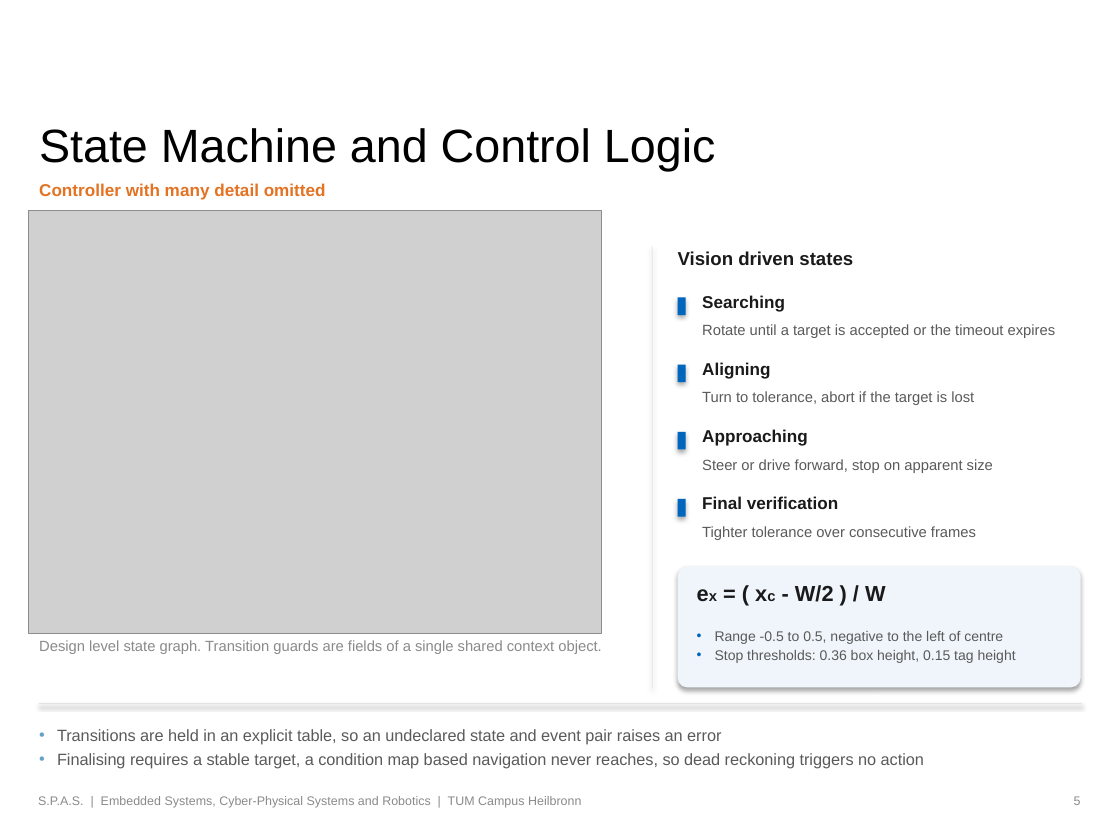
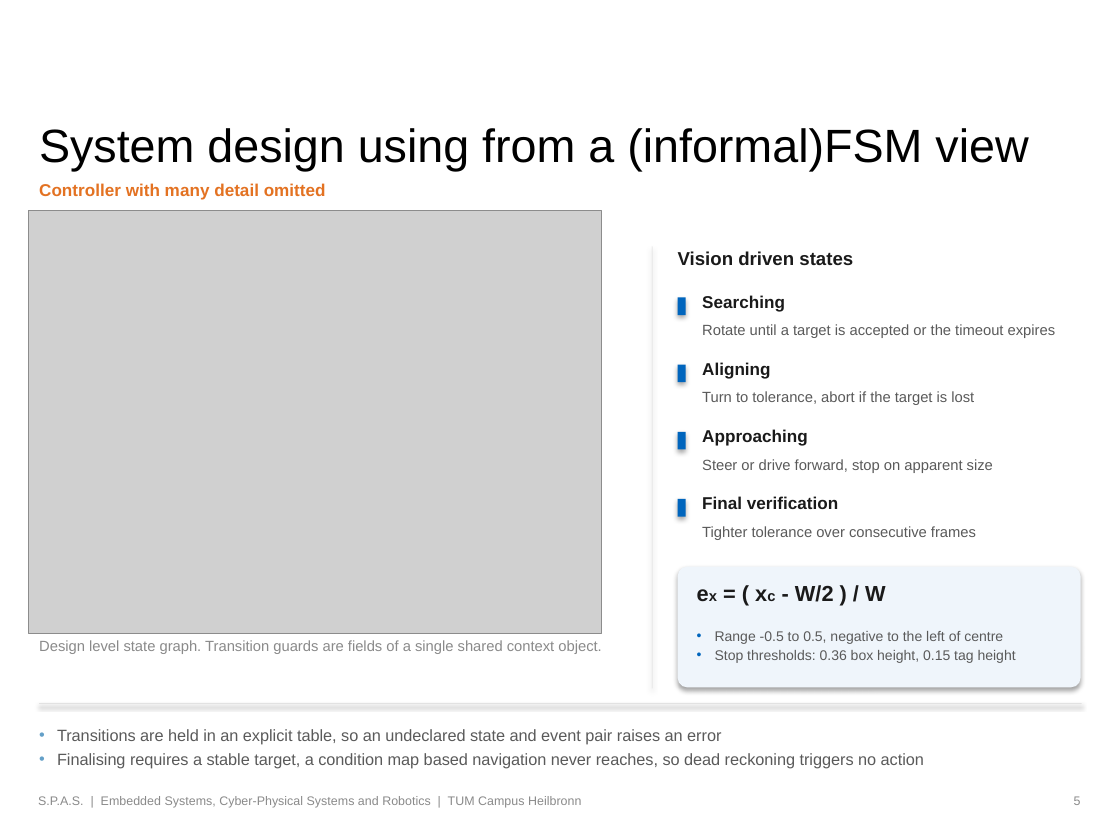
Before and after one commit to kamkanev/Self-Propelled-Arm-System, a slide deck: slide 6 of submission/SPAS_presentation_final.pptx. Drawn at 1120x840 pixels with LibreOffice and Linux fonts; fonts in the diff are those of the drawing; grey boxes stand for pictures; background and template pictures are left out. Boxes give left, top, right and bottom in pixels: in the first picture for what was removed or moved away, otherwise in the second. Text is boxed around its words. In the diff, an @@ line names an element or a change of style, - is before the commit and + after.

```diff
--- a/submission/SPAS_presentation_final.pptx
+++ b/submission/SPAS_presentation_final.pptx
@@ title at box(39, 128, 1028, 171): text changed @@
-State Machine and Control Logic
+System design using from a (informal)FSM view
```
Also in this commit, not shown: 4 other slides changed, 1 slide added, 1 slide removed, 1 other file.
